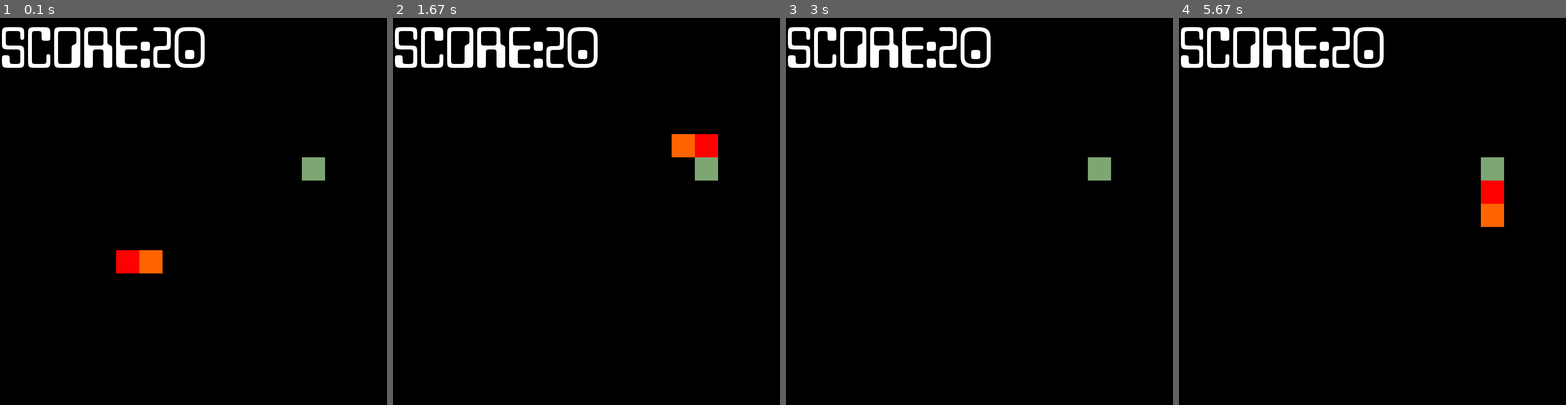
Above: before the commit, frames 1-4 (left to right).
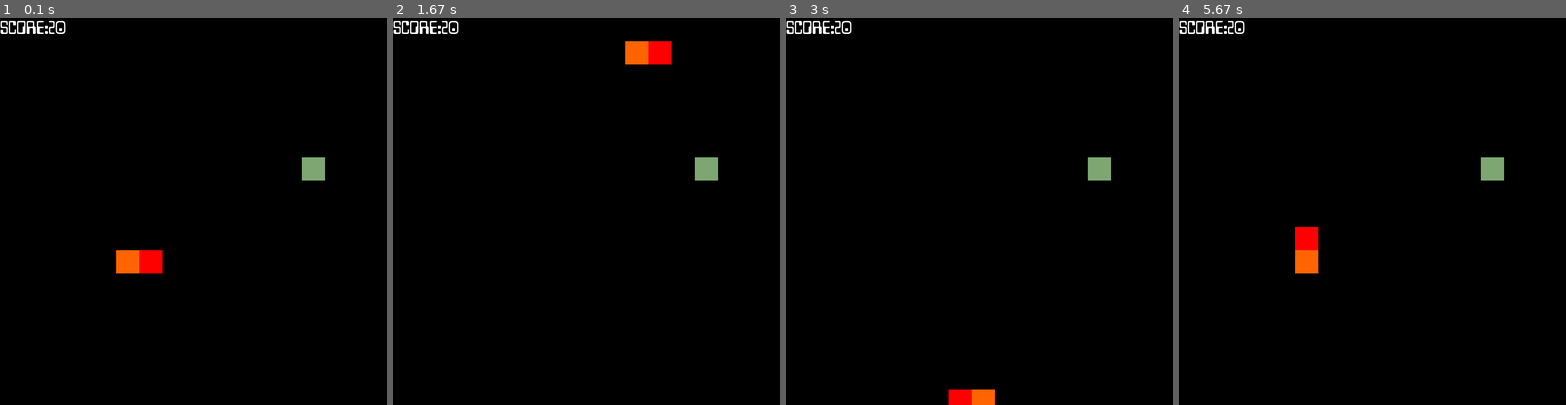
Above: after the commit, the same moments.

Repository: Ali-TM-original/pygame-projects
Game: pygame game, started from snake/main.py
Same seed, same stepped clock (60 frames per second), same inputs: the game is played once before the commit and once after it.
Inputs:
- Up to frame 1 (0.1 s): no input
- Up to frame 2 (1.67 s): hold Up 0.83-1.3 s; hold Right from 1.33 s (still down)
- Up to frame 3 (3 s): release Right at 1.8 s; hold Down 2.4-2.7 s; hold Left from 2.73 s (still down)
- Up to frame 4 (5.67 s): release Left at 3.13 s; hold Up 3.17-3.53 s; hold Right 3.57-4.2 s; hold Down 4.23-4.6 s; hold Left 4.63-5.1 s; hold Right 5.13-5.6 s; hold Up from 5.63 s (still down)

The runs differ from the first frame. In frame 1, 3.2% of the frame differs, in the area x 0-53%, y 0-66%; in frame 2, 3.9%, in the area x 0-84%, y 0-36%; in frame 3, 3.0%; in frame 4, 3.9%.

Commit message:
Update main.py

Diff:
--- a/snake/main.py
+++ b/snake/main.py
@@ -11,6 +11,7 @@
 
 1>. Creating a Grid by making small squares/ ret will cause issues in separate file
 2>. Creating Food for the snake using a dot class
+3>. Body Class to create sname body
 """
 
 cell_size = 48
@@ -50,12 +51,14 @@
             x_pos = int(blocks.x * 48)
             y_pos = int(blocks.y * 48)
             blk = Rect(x_pos, y_pos, 48, 48)
+            """THE FIRST BLOCK NEEDS TO BE OF DIFFERENT COLOR THAN THE REST"""
             if index == 0:
                 pygame.draw.rect(screen, (255, 0, 0), blk)
             else:
                 pygame.draw.rect(screen, (255, 100, 0), blk)
 
     def move(self):
+        """REPLACING THE BLOCKS"""
         body = self.body[:-1]
         body.insert(0, body[0] + self.direction)
         self.body = body[:]
@@ -64,6 +67,10 @@
         body = self.body[:]
         body.insert(0, body[0] + self.direction)
         self.body = body[:]
+
+    def reset(self):
+        self.body = [Vector2(5, 10), Vector2(6, 10)]
+        self.direction = Vector2(1, 0)
 
 
 class Core:
@@ -89,16 +96,23 @@
             self.dots.random_DOT()
             self.snake.add_part()
 
+        for block in self.snake.body[1:]:
+            if block == self.dots.pos:
+                self.dots.random_DOT()
+
     def check_collision_body(self):
         """PLAY A SOUND HERE"""
         for parts in self.snake.body[1:]:
             if parts == self.snake.body[0]:
-                print("COLLISION")
+                self.game_over()
 
     def check_collision_wall(self):
         """PLAY A SOUND HERE"""
-        if not 0 <= self.snake.body[0].x < cell_number or not 0 <= self.snake.body[0].y < cell_number:
-            print("WALL")
+        if not 0 <= self.snake.body[0].x < cell_number - 3 or not 0 <= self.snake.body[0].y < cell_number:
+            self.game_over()
+
+    def game_over(self):
+        self.snake.reset()
 
 
 white = (255, 255, 255)
@@ -109,7 +123,7 @@
 screen = pygame.display.set_mode((800, 800))
 pygame.display.set_caption("Snake")
 clock = pygame.time.Clock()
-font = pygame.font.Font("assets/LazenbyCompSmooth.ttf", 100)
+font = pygame.font.Font("assets/LazenbyCompSmooth.ttf", 32)
 
 text = font.render('GeeksForGeeks', True, white)
 textRect = text.get_rect()
@@ -117,7 +131,7 @@
 core = Core()
 
 Custom_event = pygame.USEREVENT
-pygame.time.set_timer(Custom_event, 120)
+pygame.time.set_timer(Custom_event, 60)
 
 while True:
 
